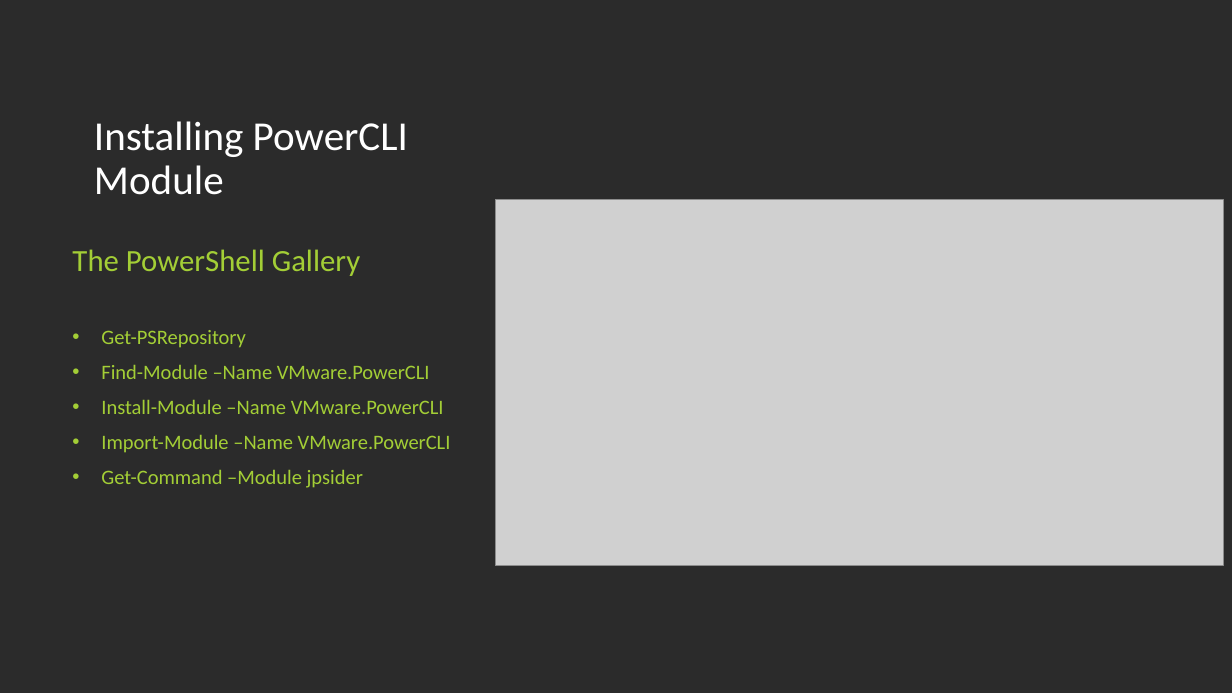
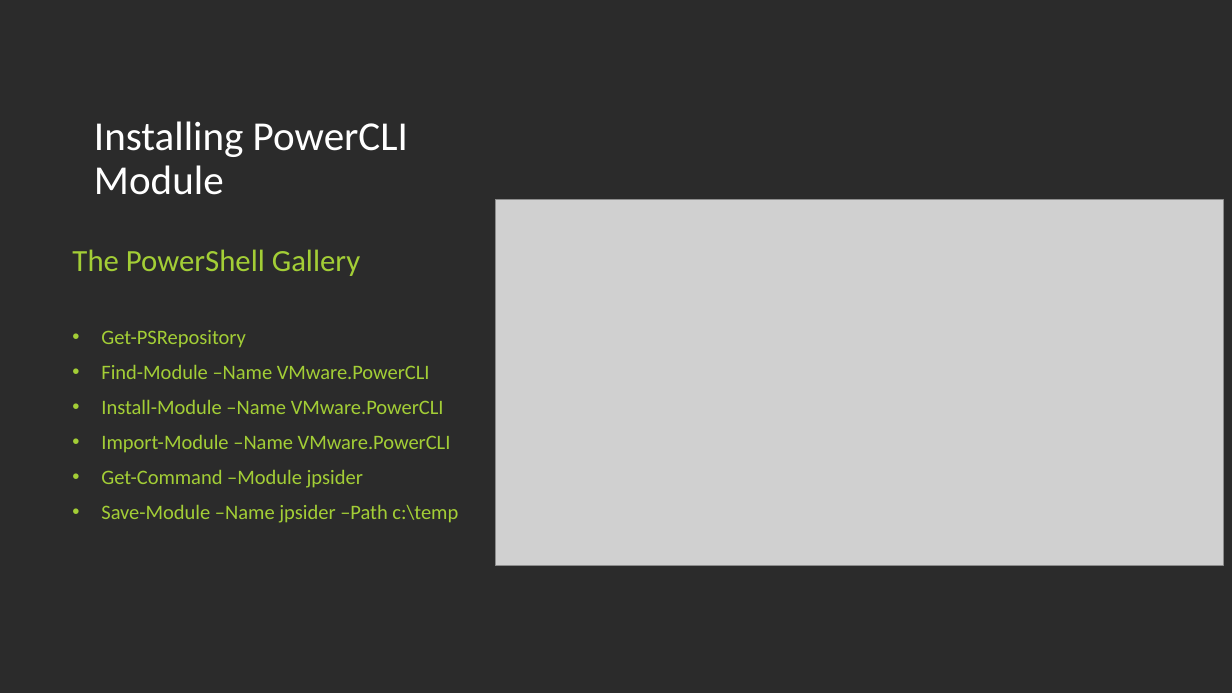
Before and after one commit to jpsider/Invoke-Automation, a slide deck: slide 7 of Powercli/PDX_VMUG_2023/UserCon-PPT-2023.pptx (slide 6 before the commit). Drawn at 1232x693 pixels with LibreOffice and Linux fonts; fonts in the diff are those of the drawing; grey boxes stand for pictures; background and template pictures are left out; a plain dark background stands for a picture behind light text. Boxes give left, top, right and bottom in pixels: in the first picture for what was removed or moved away, otherwise in the second. Text is boxed around its words. In the diff, an @@ line names an element or a change of style, - is before the commit and + after.

```diff
--- a/Powercli/PDX_VMUG_2023/UserCon-PPT-2023.pptx
+++ b/Powercli/PDX_VMUG_2023/UserCon-PPT-2023.pptx
@@ text at (101, 505, 458, 523): paragraph added @@
+• Save-Module –Name jpsider –Path c:\temp
```
Also in this commit, not shown: 10 other slides changed, 1 slide added, 1 other file.
